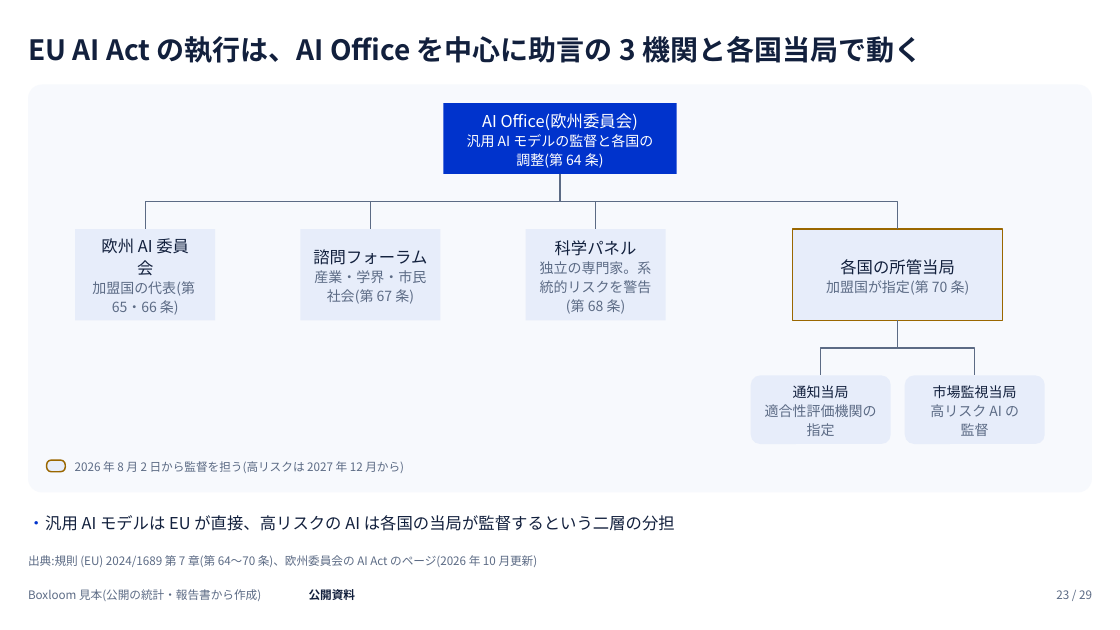
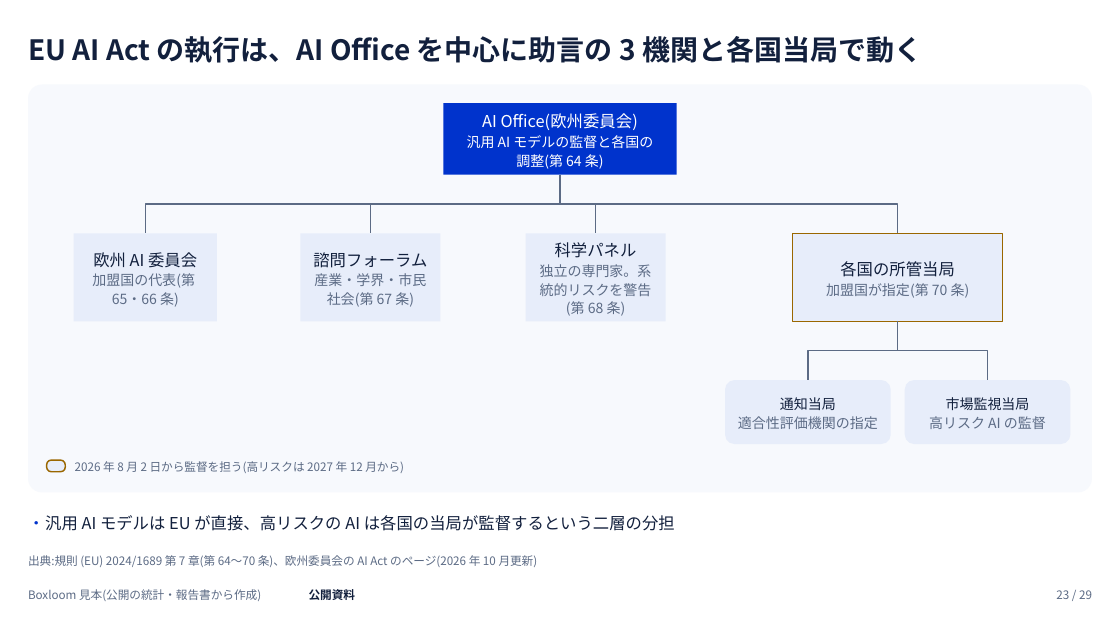
Before and after one commit to tjst-t/boxloom, a slide deck: slide 23 of boxloom/out/ai_society_light.pptx. Drawn at 1120x630 pixels with LibreOffice and Linux fonts; fonts in the diff are those of the drawing. Boxes give left, top, right and bottom in pixels: in the first picture for what was removed or moved away, otherwise in the second. Text is boxed around its words. In the diff, an @@ line names an element or a change of style, - is before the commit and + after.

```diff
--- a/boxloom/out/ai_society_light.pptx
+++ b/boxloom/out/ai_society_light.pptx
@@ elbow line moved from (560, 174) - (145, 229) to (560, 175) - (145, 234) @@
@@ elbow line moved from (560, 174) - (371, 229) to (560, 175) - (371, 234) @@
@@ elbow line moved from (560, 174) - (898, 229) to (560, 175) - (898, 234) @@
@@ elbow line moved from (560, 174) - (596, 229) to (560, 175) - (596, 234) @@
@@ rectangle "欧州 AI 委員会": place and size @@
-rectangle "欧州 AI 委員会" at [76,229,216,321]
+rectangle "欧州 AI 委員会" at [74,234,218,322]
@@ rectangle "諮問フォーラム": place and size @@
-rectangle "諮問フォーラム" at [301,229,441,321]
+rectangle "諮問フォーラム" at [301,234,441,322]
@@ rectangle "科学パネル": place and size @@
-rectangle "科学パネル" at [526,229,666,321]
+rectangle "科学パネル" at [526,234,666,322]
@@ rectangle "各国の所管当局": place and size @@
-rectangle "各国の所管当局" at [793,229,1003,321]
+rectangle "各国の所管当局" at [793,234,1003,322]
@@ text in rectangle at [93,252,197,268]: text changed @@
-欧州 AI 委員
-会
+欧州 AI 委員会
@@ elbow line moved from (898, 320) - (821, 376) to (898, 322) - (808, 380) @@
@@ elbow line moved from (898, 320) - (975, 376) to (898, 322) - (988, 380) @@
@@ rounded rectangle "通知当局" at [725,380,891,444]: proportions changed @@
@@ rounded rectangle "通知当局": place and size @@
-rounded rectangle "通知当局" at [751,376,891,444]
+rounded rectangle "通知当局" at [725,380,891,444]
@@ rounded rectangle "市場監視当局": place and size @@
-rounded rectangle "市場監視当局" at [905,376,1045,444]
+rounded rectangle "市場監視当局" at [905,380,1070,444]
@@ rounded rectangle "市場監視当局" at [905,380,1070,444]: proportions changed @@
@@ text in rounded rectangle at [738,416,878,429]: text changed @@
-適合性評価機関の
-指定
+適合性評価機関の指定
@@ text in rounded rectangle at [929,416,1046,429]: text changed @@
-高リスク AI の
-監督
+高リスク AI の監督
```
Also in this commit, not shown: 1 other file.
